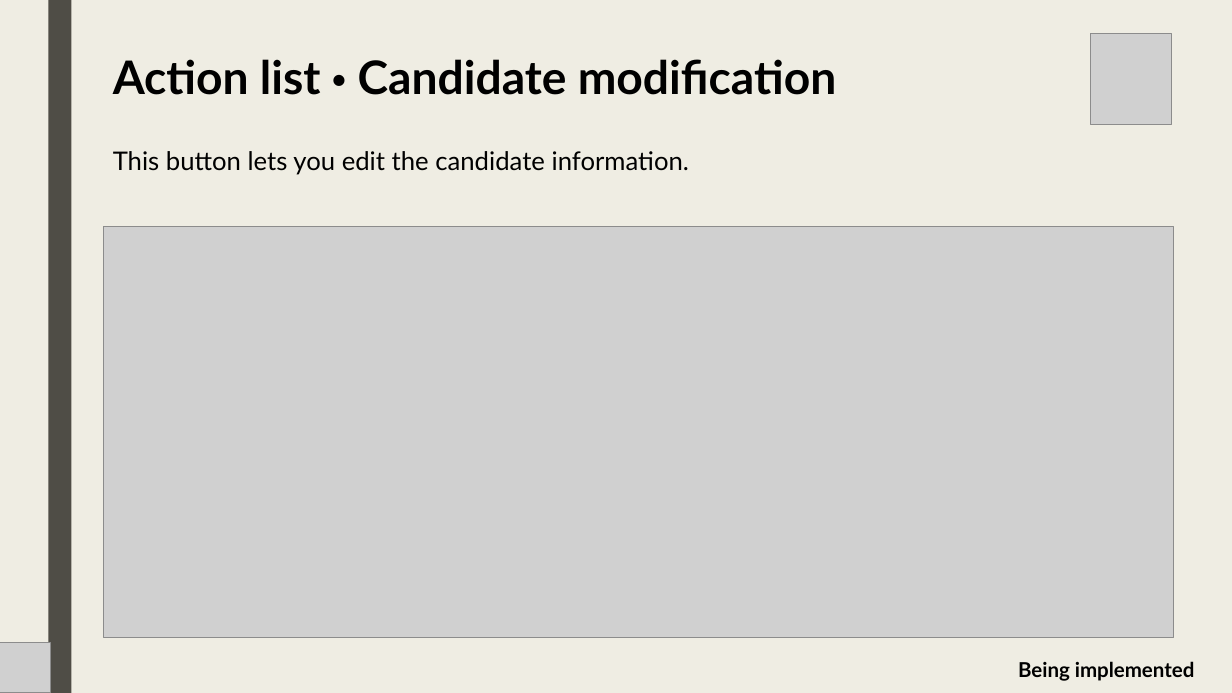
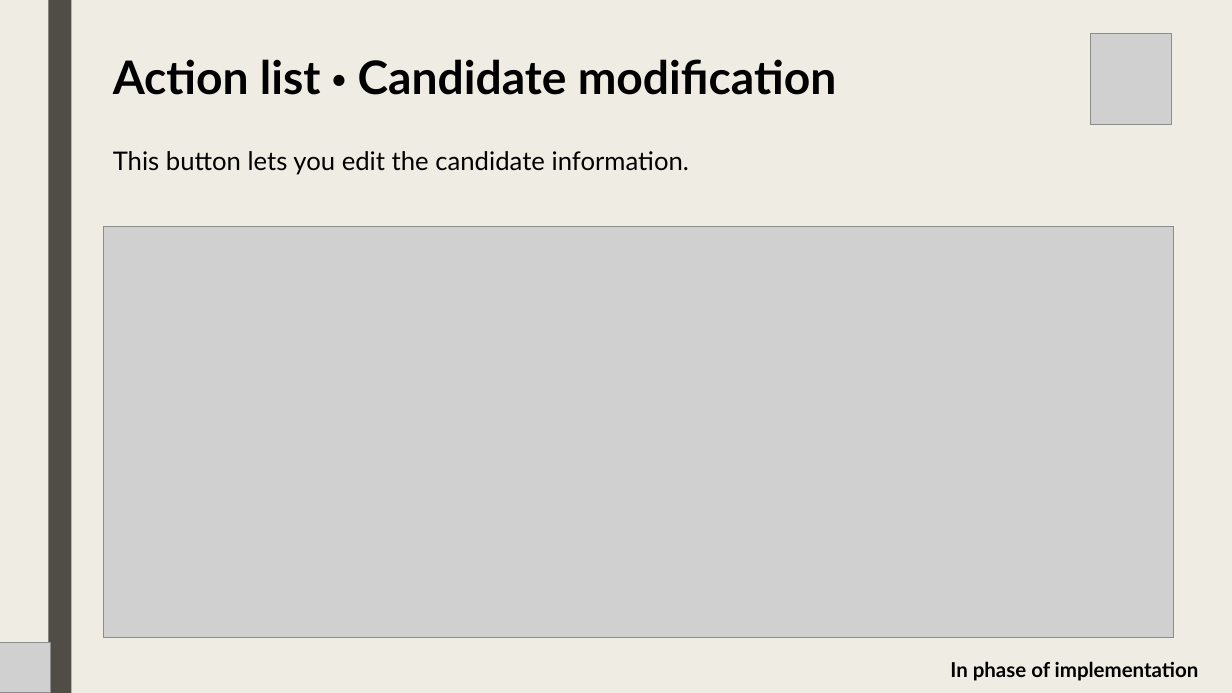
Before and after one commit to lt-scuolalavoro/suit, a slide deck: slide 9 of resources/EN - Suit Database.pptx. Drawn at 1232x693 pixels with LibreOffice and Linux fonts; fonts in the diff are those of the drawing; grey boxes stand for pictures. Boxes give left, top, right and bottom in pixels: in the first picture for what was removed or moved away, otherwise in the second. Text is boxed around its words. In the diff, an @@ line names an element or a change of style, - is before the commit and + after.

```diff
--- a/resources/EN - Suit Database.pptx
+++ b/resources/EN - Suit Database.pptx
@@ text at [950, 661, 1199, 681]: text changed @@
-Being implemented
+In phase of implementation
```
Also in this commit, not shown: 7 other slides changed, 1 other file.
